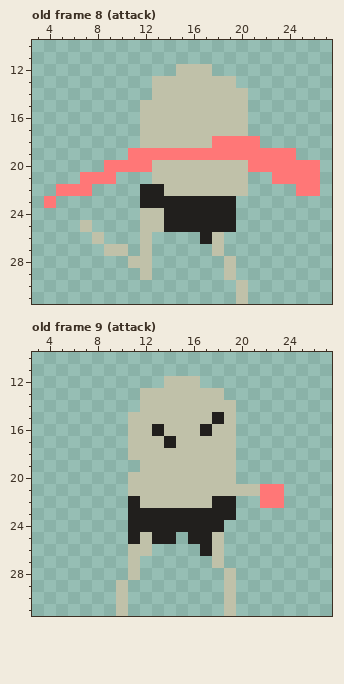
Pixel-art file, stored at res/img/enemy.aseprite. Above: the version before the commit.
32x32 pixels, 11 frames. Shown: old frame 8 (attack): x 3..27, y 10..31; old frame 9 (attack): x 3..27, y 10..31.
New version:
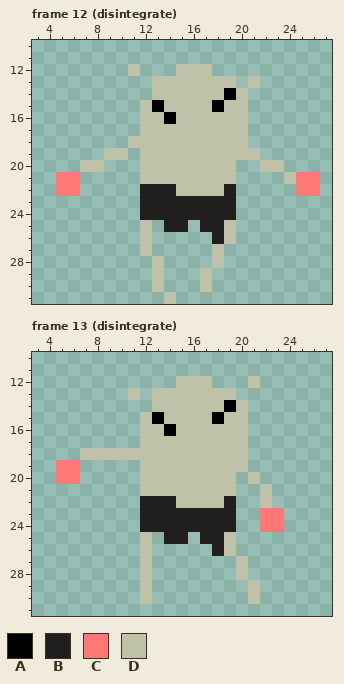
Palette (. is transparent): A #000000  B #211f1d  C #ff7777  D #c0c1a9
A new or re-ordered frame is compared with the old frame closest to it.
Changes in this commit:
frames 11 -> 13
--- frame 12 (disintegrate) is new; against old frame 8 (attack), layer "Layer 2"
@@ x 3..27 @@
 11 .........................
-12 ............DDD..........
-13 ..........DDDDDDD........
-14 ..........DDDDDDDD.......
-15 .........DDDDDDDDD.......
-16 .........DDDDDDDDD.......
+12 ........D...DDD..........
+13 ..........DDDDDDD.D......
+14 ..........DDDDDDAD.......
+15 .........DADDDDADD.......
+16 .........DDADDDDDD.......
 17 .........DDDDDDDDD.......
-18 .........DDDDDDCCCC......
-19 ........CCCCCCCCCCCCCC...
-20 ......CCCCDDDDDDDDCCCCCC.
-21 ....CCC...DDDDDDDD..CCCC.
-22 ..CCC....BBDDDDDDD....CC.
-23 .C.......BBBBBBBB........
-24 .........DDBBBBBB........
-25 ....D....DDBBBBBB........
-26 .....D...D....BD.........
-27 ......DD.D.....D.........
-28 ........DD......D........
-29 .........D......D........
-30 .................D.......
-31 .................D.......
+18 ........DDDDDDDDDD.......
+19 ......DD.DDDDDDDDDD......
+20 ....DD...DDDDDDDD..DD....
+21 ..CC.....DDDDDDDD....DCC.
+22 ..CC.....BBBDDDDB.....CC.
+23 .........BBBBBBBB........
+24 .........BBBBBBBB........
+25 .........D.BB.BBD........
+26 .........D.....BD........
+27 .........D.....D.........
+28 ..........D....D.........
+29 ..........D...D..........
+30 ..........D...D..........
+31 ...........D.............
--- frame 13 (disintegrate) is new; against old frame 9 (attack), layer "Layer 2"
@@ x 3..27 @@
 11 .........................
-12 ...........DDD...........
-13 .........DDDDDDD.........
-14 .........DDDDDDDD........
-15 ........DDDDDDDBD........
-16 ........DDBDDDBDD........
-17 ........DDDBDDDDD........
-18 ........DDDDDDDDD........
-19 .........DDDDDDDD........
-20 ........DDDDDDDDD........
-21 ........DDDDDDDDDDDCC....
-22 ........BDDDDDDBB..CC....
-23 ........BBBBBBBBB........
-24 ........BBBBBBBB.........
-25 ........BDBB.BBD.........
-26 ........DD....BD.........
-27 ........D......D.........
-28 ........D.......D........
-29 .......D........D........
-30 .......D........D........
-31 .......D........D........
+12 ............DDD...D......
+13 ........D.DDDDDDD........
+14 ..........DDDDDDAD.......
+15 .........DADDDDADD.......
+16 .........DDADDDDDD.......
+17 .........DDDDDDDDD.......
+18 ....DDDDDDDDDDDDDD.......
+19 ..CC.....DDDDDDDDD.......
+20 ..CC.....DDDDDDDD.D......
+21 .........DDDDDDDD..D.....
+22 .........BBBDDDDB..D.....
+23 .........BBBBBBBB..CC....
+24 .........BBBBBBBB..CC....
+25 .........D.BB.BBD........
+26 .........D.....BD........
+27 .........D.......D.......
+28 .........D.......D.......
+29 .........D........D......
+30 .........D........D......
+31 .........................
Pixel boxes of the changes (left, top, right, bottom) in both pictures:
changed: (44, 64, 320, 304)
changed: (56, 376, 284, 616)
